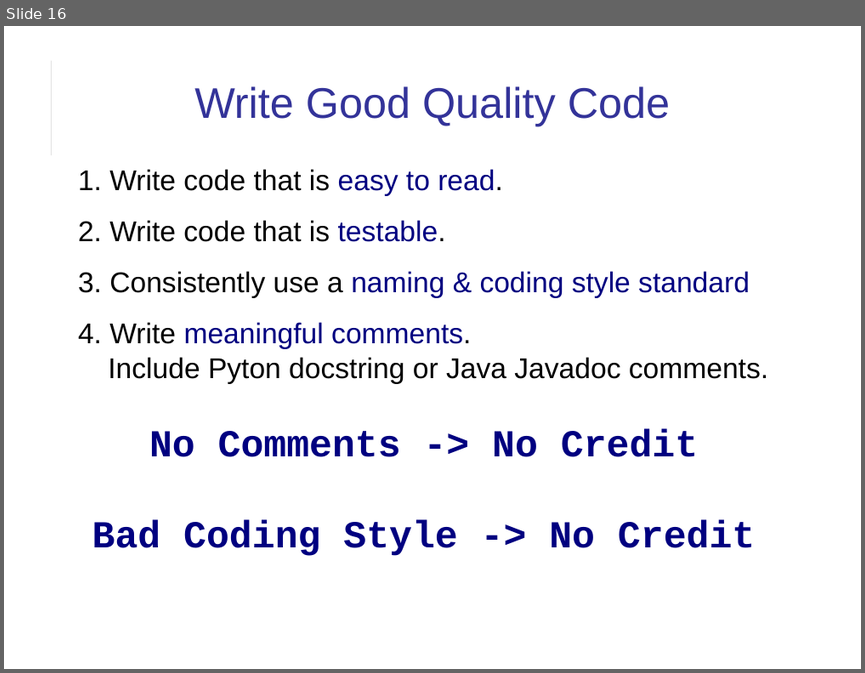
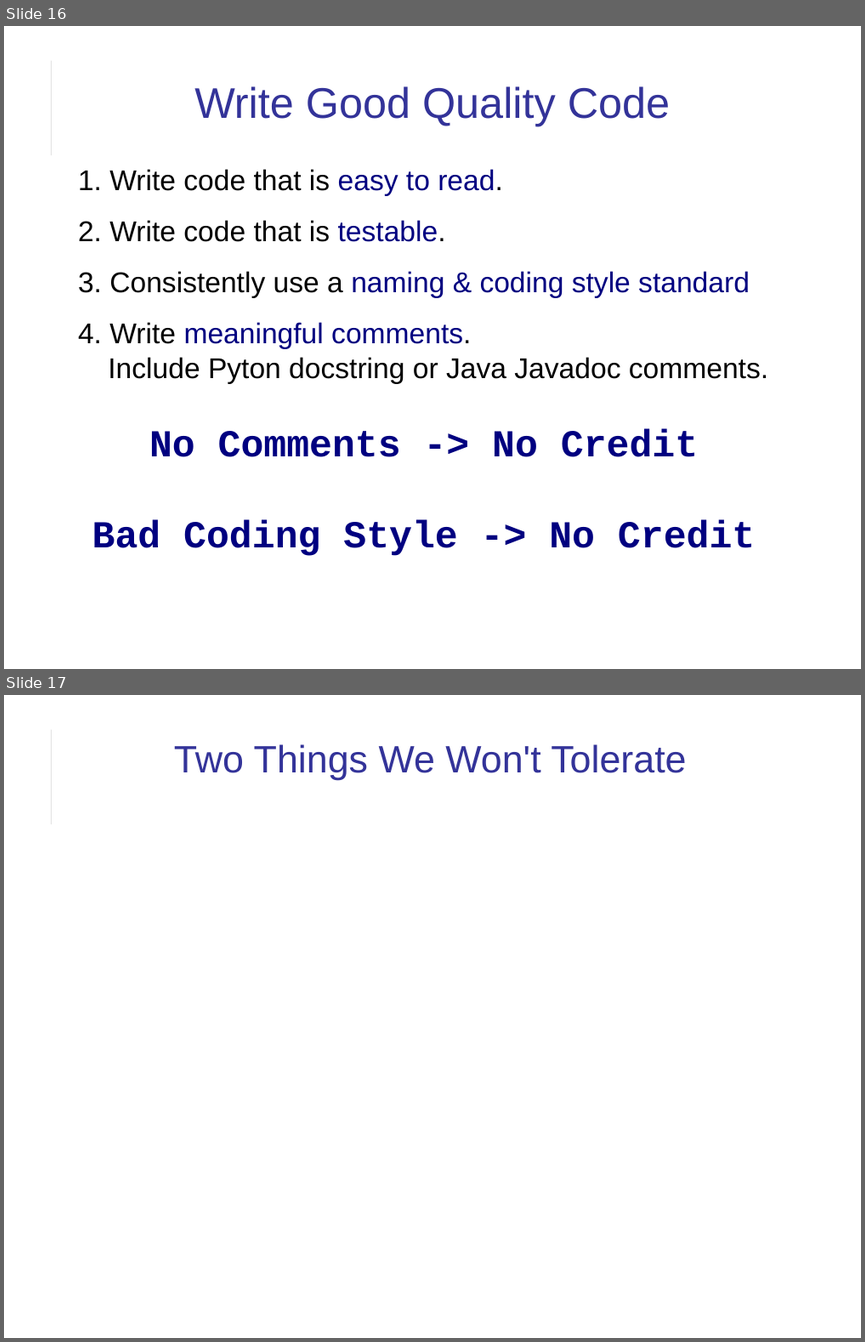
Before and after one commit to cpske/ISP, a slide deck: introduction/Introduction-to-Course.odp. Shown one above the other, each under a label of ours: slide 16 before the commit, slides 16 and 17 after it. The pictures are 865x673 and 865x1342 pixels, drawn with LibreOffice and Linux fonts; fonts in the diff are those of the drawing. Boxes give left, top, right and bottom in pixels: in the first picture for what was removed or moved away, otherwise in the second. Text is boxed around its words. In the diff, an @@ line names an element or a change of style, - is before the commit and + after.

```diff
--- a/introduction/Introduction-to-Course.odp
+++ b/introduction/Introduction-to-Course.odp
@@ slide 17 added at box(4, 695, 861, 1338), background #FFFFFF; not listed: 2 template elements that a slide beside it also shows @@
@@ title added at box(174, 744, 686, 780), 32 pt, text #333399 @@
+Two Things We Won't Tolerate
```
Also in this commit, not shown: 2 slides changed, 1 other slide added, 5 other files.
